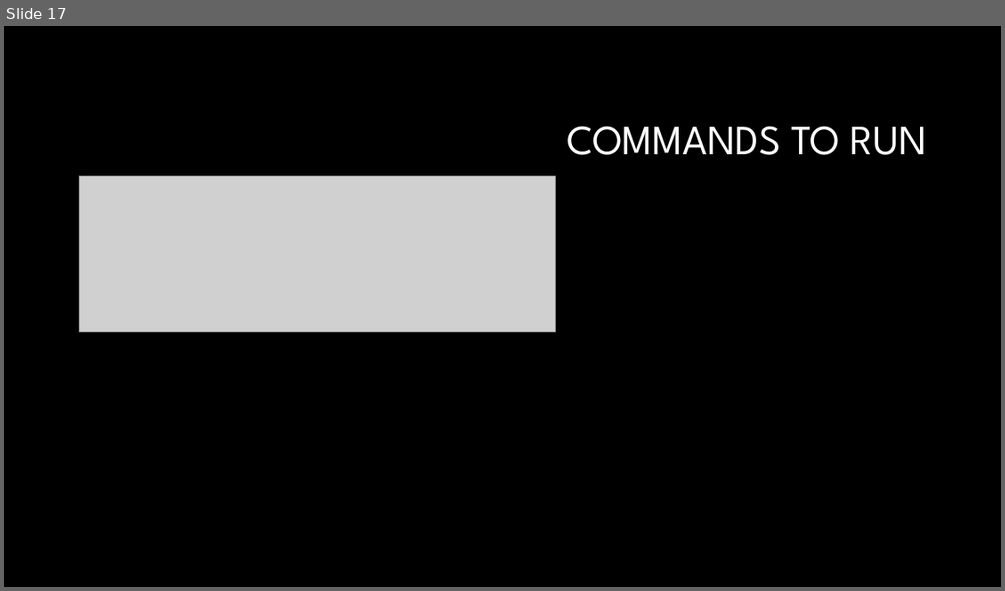
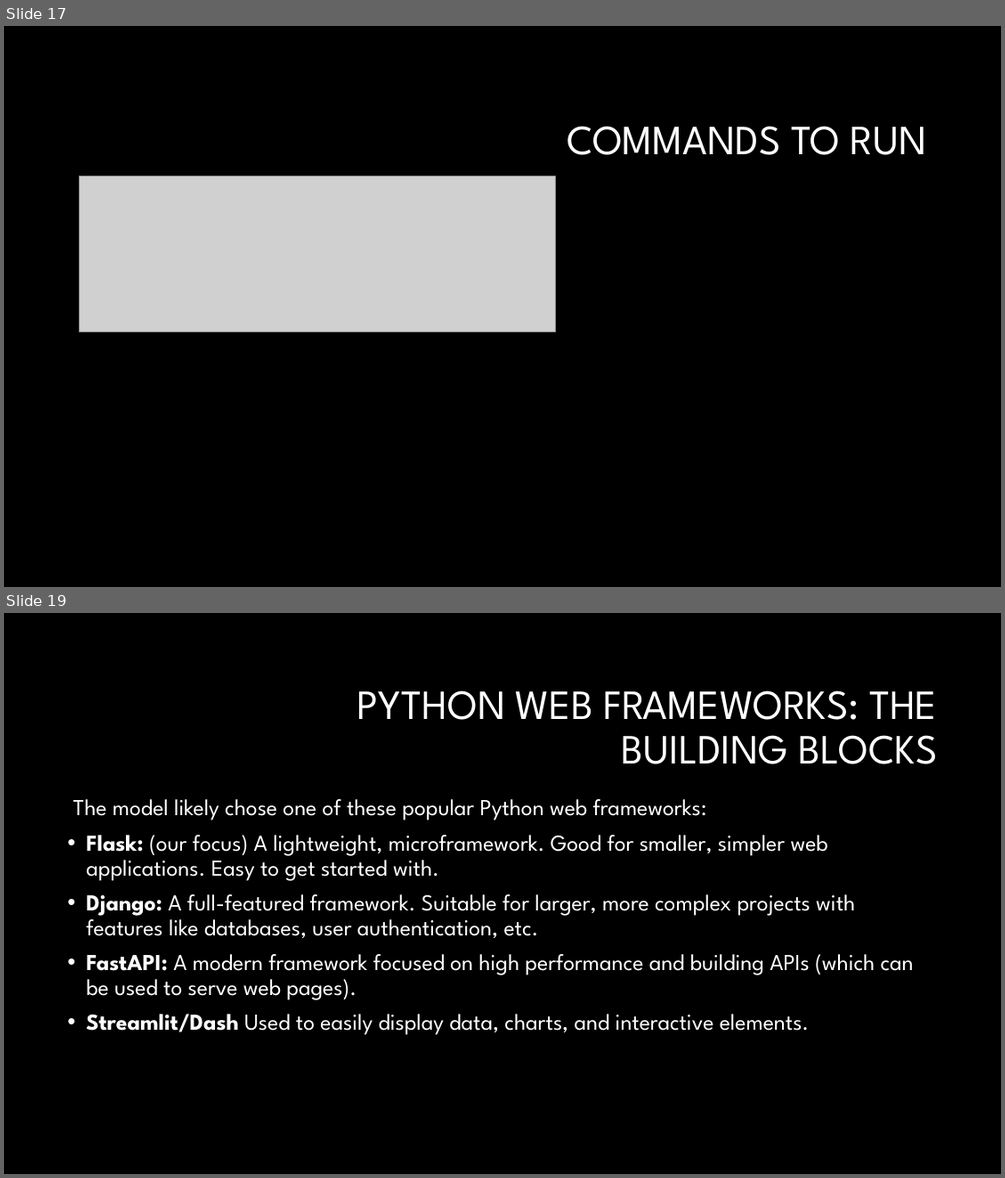
Before and after one commit to LuyangYin1/Python-for-everyone, a slide deck: Class-2/Class – 2.pptm. Shown one above the other, each under a label of ours: slide 17 before the commit, slides 17 and 19 after it; the slides between them are not shown. The pictures are 1005x591 and 1005x1178 pixels, drawn with LibreOffice and Linux fonts; fonts in the diff are those of the drawing; grey boxes stand for pictures; background and template pictures are left out. Boxes give left, top, right and bottom in pixels: in the first picture for what was removed or moved away, otherwise in the second. Text is boxed around its words. In the diff, an @@ line names an element or a change of style, - is before the commit and + after.

```diff
--- a/Class-2/Class – 2.pptm
+++ b/Class-2/Class – 2.pptm
@@ slide 19 added at (4,613,1001,1174), background #000000 @@
@@ title added at (357,690,938,764), 40 pt, text #FFFFFF @@
+PYTHON WEB FRAMEWORKS: THE BUILDING BLOCKS
@@ text added at (73,799,914,1035), 22 pt, text #FFFFFF @@
+The model likely chose one of these popular Python web frameworks:
+• Flask: (our focus) A lightweight, microframework. Good for smaller, simpler web applications. Easy to get started with.
+• Django: A full-featured framework. Suitable for larger, more complex projects with features like databases, user authentication, etc.
+• FastAPI: A modern framework focused on high performance and building APIs (which can be used to serve web pages).
+• Streamlit/Dash Used to easily display data, charts, and interactive elements.
```
Also in this commit, not shown: 2 other slides added, 3 other files.
